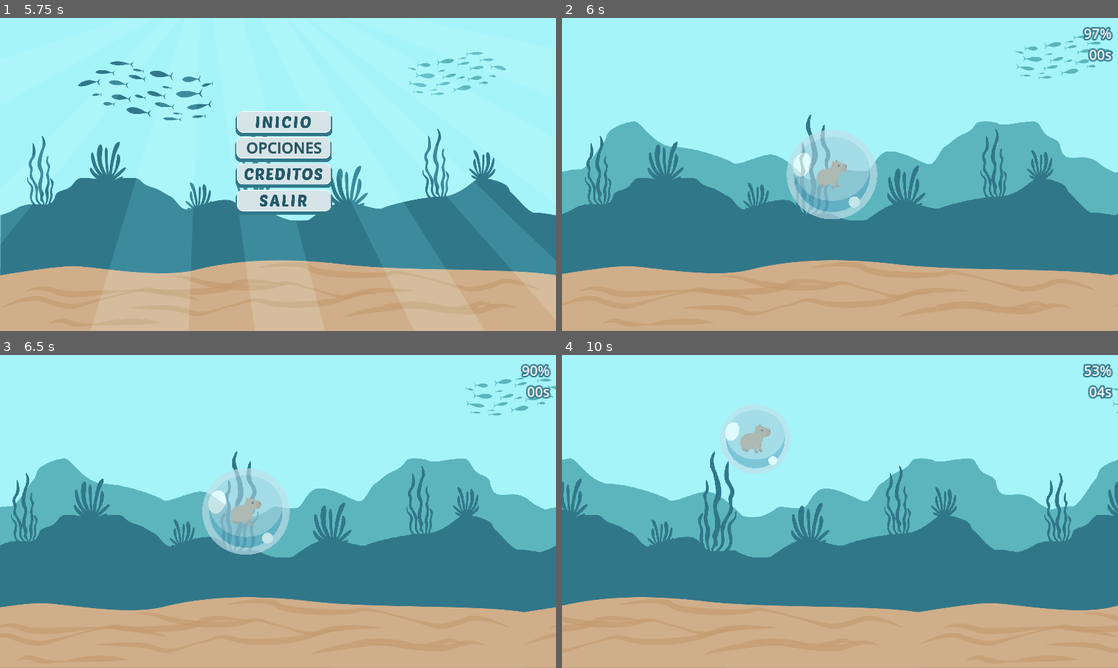
Above: before the commit, frames 1-4 (two rows, left to right).
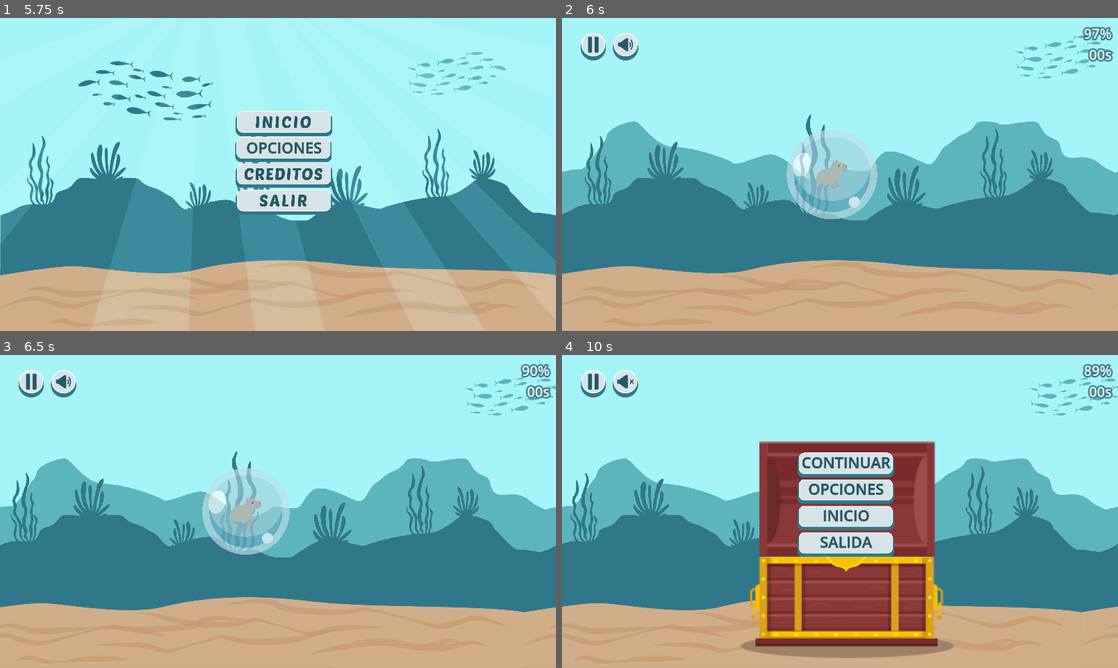
Above: after the commit, the same moments.

Repository: ReyCristian/Babelki
Game: Godot game, scene res://splash.tscn
Same seed, same stepped clock (60 frames per second), same inputs: the game is played once before the commit and once after it.
Inputs (mouse positions are in pixels of both pictures, inside the frame that each line leads up to):
- Up to frame 1 (5.75 s): tap Enter at 0.5, 2, 3.5 s; move the mouse to (400, 158) at 0.52 s; hold Right (ui_right) 0.53-1.28 s; tap Space at 1.25, 2.75, 4.25 s; move the mouse to (166, 190) at 1.27 s; hold Down (ui_down) 1.28-2.03 s; move the mouse to (333, 105) at 2.02 s; hold Right (ui_right) 2.03-2.78 s; move the mouse to (250, 237) at 2.77 s; hold Up (ui_up) 2.78-3.53 s; move the mouse to (444, 221) at 3.52 s; hold Left (ui_left) 3.53-5.03 s; move the mouse to (111, 127) at 4.27 s; move the mouse to (305, 174) at 5.02 s; hold Down (ui_down) from 5.03 s (still down)
- Up to frame 2 (6 s): release Down (ui_down) at 5.75 s; click (845, 124) at 5.75 s
- Up to frame 3 (6.5 s): no input
- Up to frame 4 (10 s): click (595, 386) at 6.52 s; click (628, 386) at 7.27 s; move the mouse to (756, 433) at 8.02 s; hold Right (ui_right) 8.03-8.78 s; move the mouse to (962, 495) at 8.77 s; hold Up (ui_up) 8.78-9.53 s; move the mouse to (728, 527) at 9.52 s; hold Right (ui_right) from 9.53 s (still down)

Frame 1 is identical in both runs. In frame 2, 0.6% of the frame differs, in the area x 3-14%, y 4-14%; in frame 3, 0.6%; in frame 4, 35%, in the area x 0-100%, y 2-97%.

Commit message:
boton de pausa tactil

Diff:
--- a/main.gd
+++ b/main.gd
@@ -38,3 +38,12 @@
 	pause_menu.visible=false
 	#pause_menu.get_node("menu_pause").stream_paused=true
 	get_tree().paused = false  # Reanuda el juego
+
+
+
+func _on_mute_toggled(toggled_on: bool) -> void:
+	var master_bus = AudioServer.get_bus_index("Master")
+	var is_muted = AudioServer.is_bus_mute(master_bus)
+	AudioServer.set_bus_mute(master_bus, not is_muted)
+	$CanvasLayer/mute.set_pressed_no_signal(!is_muted)
+	$CanvasLayer/mute.focus_mode = Control.FOCUS_NONE
--- a/main.tscn
+++ b/main.tscn
@@ -6,7 +6,10 @@
 [ext_resource type="PackedScene" uid="uid://dv8p7knjitcpn" path="res://enemy.tscn" id="4_amixi"]
 [ext_resource type="Script" path="res://generador_de_cofres.gd" id="4_tw68s"]
 [ext_resource type="Script" path="res://Movimiento_fondo.gd" id="4_w6jmw"]
+[ext_resource type="Texture2D" uid="uid://b32wrte7qmmpo" path="res://recursos/Menu/Babelki_BotonPausa.png" id="5_me46r"]
+[ext_resource type="Texture2D" uid="uid://bvf1wggilm3f8" path="res://recursos/Menu/Babelki_BotonAudio.png" id="6_0s08y"]
 [ext_resource type="Texture2D" uid="uid://dwr3bjielyc5u" path="res://recursos/entorno/Babelki_Fondo_Capa1.png" id="6_afhhb"]
+[ext_resource type="Texture2D" uid="uid://coe4wwfmp1gn4" path="res://recursos/Menu/Babelki_BotonMute.png" id="7_vwah2"]
 [ext_resource type="Texture2D" uid="uid://fyubdkujbegb" path="res://recursos/entorno/Babelki_Fondo_Capa2.png" id="7_ys60p"]
 [ext_resource type="Texture2D" uid="uid://rt4u14xqmt78" path="res://recursos/entorno/Babelki_Fondo_Cardumen1.png" id="8_h8rrc"]
 [ext_resource type="Texture2D" uid="uid://bmenlpbg7sy52" path="res://recursos/entorno/Babelki_Fondo_Capa3.png" id="8_uj40o"]
@@ -53,6 +56,30 @@
 
 [node name="Marker2D2" type="Marker2D" parent="Agua/Generador de enemy"]
 position = Vector2(2349, 748)
+
+[node name="CanvasLayer" type="CanvasLayer" parent="Agua"]
+process_mode = 3
+
+[node name="pausa" type="TextureButton" parent="Agua/CanvasLayer"]
+offset_left = 64.0
+offset_top = 52.0
+offset_right = 180.0
+offset_bottom = 154.0
+texture_normal = ExtResource("5_me46r")
+texture_pressed = ExtResource("5_me46r")
+texture_hover = ExtResource("5_me46r")
+texture_focused = ExtResource("5_me46r")
+
+[node name="mute" type="TextureButton" parent="Agua/CanvasLayer"]
+offset_left = 175.0
+offset_top = 52.0
+offset_right = 291.0
+offset_bottom = 154.0
+toggle_mode = true
+texture_normal = ExtResource("6_0s08y")
+texture_pressed = ExtResource("7_vwah2")
+texture_hover = ExtResource("6_0s08y")
+texture_focused = ExtResource("7_vwah2")
 
 [node name="ParallaxBackground" type="ParallaxBackground" parent="."]
 script = ExtResource("4_w6jmw")
@@ -162,3 +189,5 @@
 
 [connection signal="timeout" from="Agua/Generador de cofres/Timer" to="Agua/Generador de cofres" method="_on_timer_timeout"]
 [connection signal="timeout" from="Agua/Generador de enemy/Timer" to="Agua/Generador de enemy" method="_on_timer_timeout"]
+[connection signal="pressed" from="Agua/CanvasLayer/pausa" to="Agua" method="pause_game"]
+[connection signal="toggled" from="Agua/CanvasLayer/mute" to="Agua" method="_on_mute_toggled"]
Not shown: 1 places in main.tscn that only renumber resources
